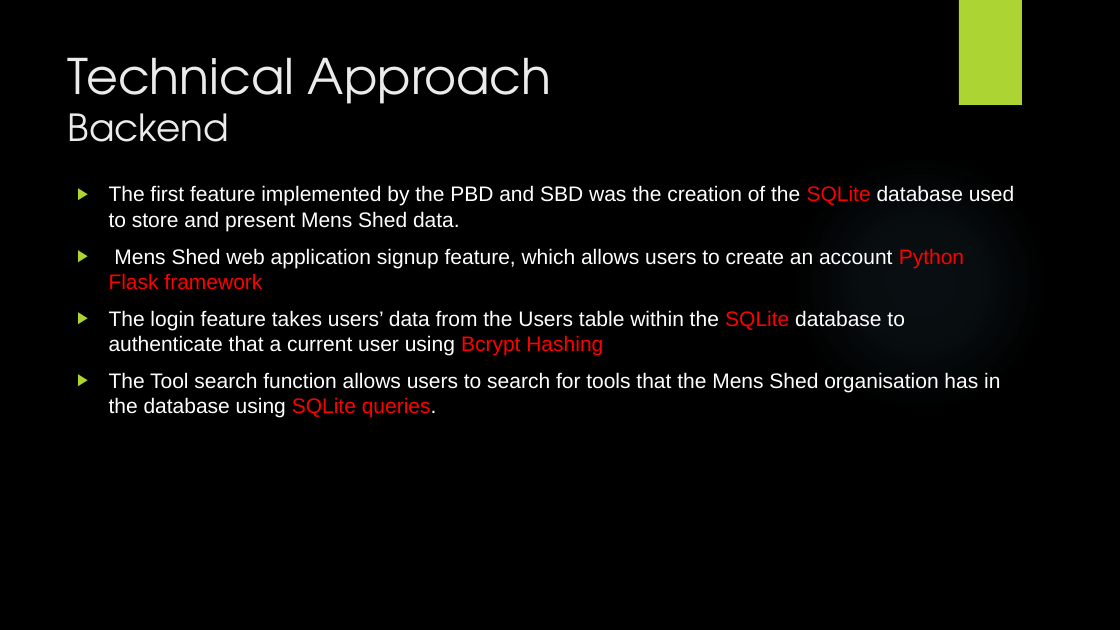
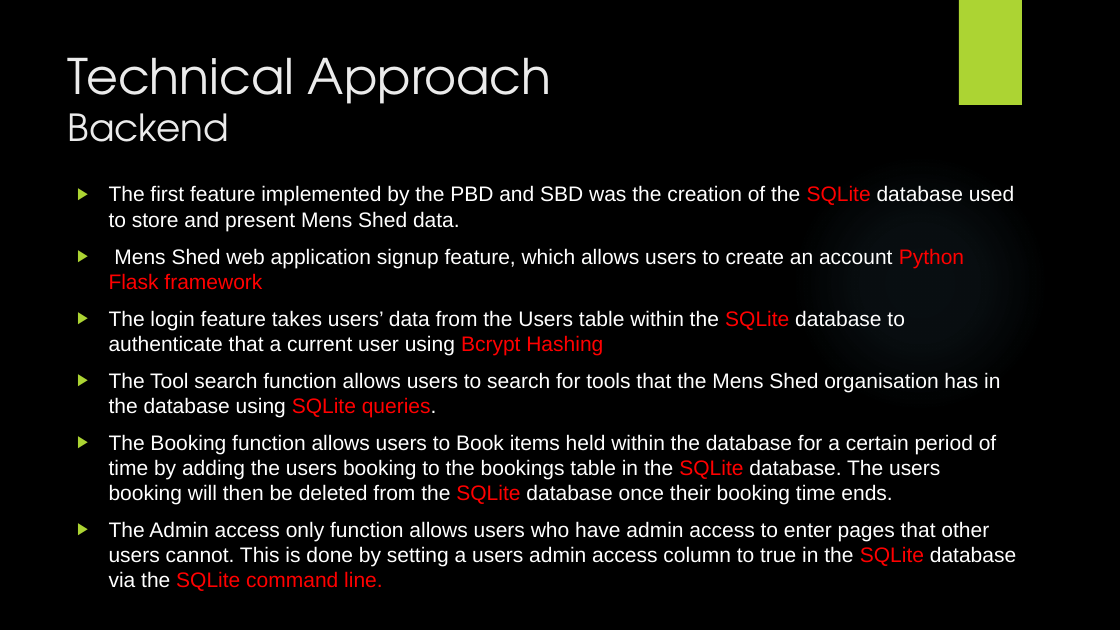
Before and after one commit to JBLACK2889/MENS-SHED-SOC09109, a slide deck: slide 4 of Documentation/reports/Presentation.pptx. Drawn at 1120x630 pixels with LibreOffice and Linux fonts; fonts in the diff are those of the drawing; background and template pictures are left out. Boxes give left, top, right and bottom in pixels: in the first picture for what was removed or moved away, otherwise in the second. Text is boxed around its words. In the diff, an @@ line names an element or a change of style, - is before the commit and + after.

```diff
--- a/Documentation/reports/Presentation.pptx
+++ b/Documentation/reports/Presentation.pptx
@@ text at <box>109,434,1016,588</box>: paragraphs added @@
+▶ The Booking function allows users to Book items held within the database for a certain period of time by adding the users booking to the bookings table in the SQLite database. The users booking will then be deleted from the SQLite database once their booking time ends.
+▶ The Admin access only function allows users who have admin access to enter pages that other users cannot. This is done by setting a users admin access column to true in the SQLite database via the SQLite command line.
```
Also in this commit, not shown: 2 other slides changed.
